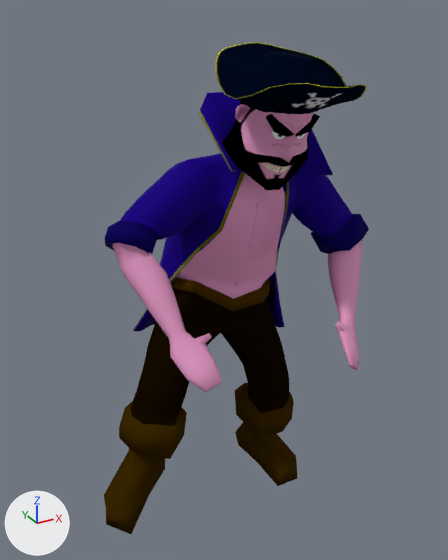
What one commit did to the OBJ model assets/Animacion/Pirata/Celebracion/PirataCelebracion_000140.obj.
The view is the same before and after, from a 50 mm lens placed at (-4.22, -7.47, 7.47), pointed at (-0.14, -0.05, 3.77). The lights are fixed; the arrows at lower left show +X, +Y and +Z. Where no turn or scale is listed for an object, it has been applied to the vertices.

In view in the first picture: 'Pirata_PirataH'.
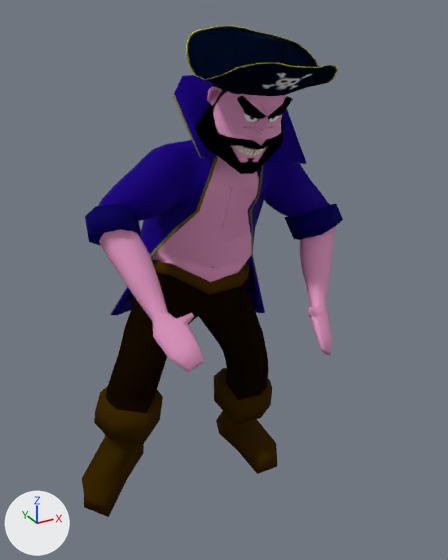
What differs and where, as boxes [x1, y1, x2, y2] in the pictures (448 x 560 px; the box of a moved part takes in the faces that stretch with it):
'Pirata_PirataH', reshaped
    before: [104, 42, 369, 534]
    after: [82, 26, 343, 517]
part 1 of me_pirata_piratah, moved or reshaped
    before: [216, 42, 367, 114]
    after: [186, 26, 338, 96]
part 2 of me_pirata_piratah, moved or reshaped
    before: [104, 92, 369, 534]
    after: [82, 75, 343, 517]

What changed in the scene script:
```text
Change me_pirata_piratah:
    used by ob_pirata_piratah; location = (0.0, 0.0, 0.0)
    remove me_pirata_piratah.from_pydata(...)  # 1340 vertices, 1341 faces; spans x -2.32..2.19, y -1.91..1.15, z 0.04..7.05
    add me_pirata_piratah.from_pydata(...)  # 1340 vertices, 1341 faces; spans x -2.5..2.07, y -1.49..1.69, z -0.01..7.25
    me_pirata_piratah part 1: the loose piece of 216 vertices spanning x -0.63..1.21, y -1.91..-0.03, z 6.13..7.05 is scaled about its middle by 1.04, then moved by (-0.12, 0.47, 0.18)
    me_pirata_piratah part 2: 1124 of 1340 vertices moved; they spanned x -2.32..2.19, y -1.81..1.15, z 0.04..6.78 and now span x -2.5..2.07, y -1.4..1.69, z -0.01..6.96; mean shift (-0.12, 0.49, 0.09); largest move (-0.79, 0.66, 3.94) -> (-0.89, 1.33, 4.08)
```
